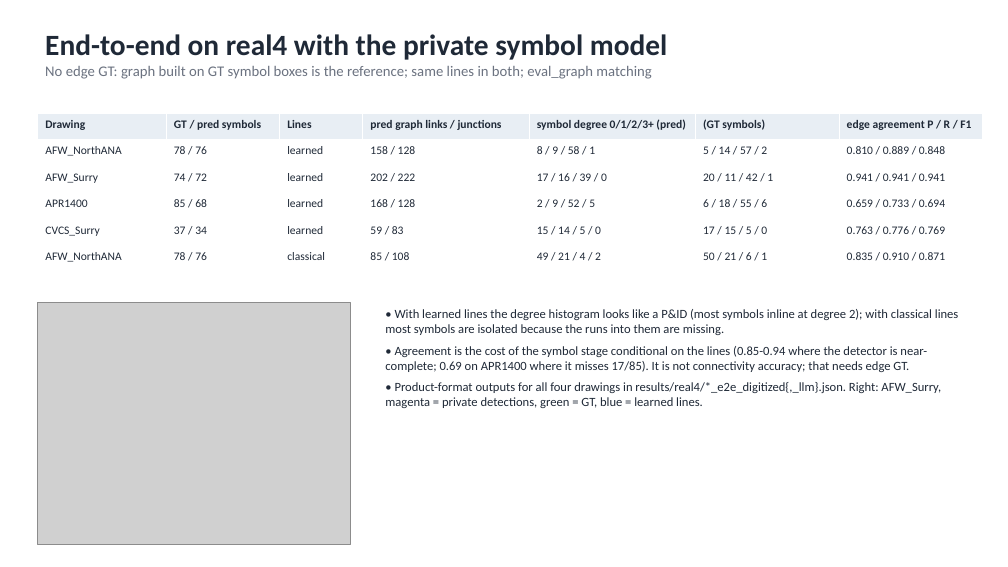
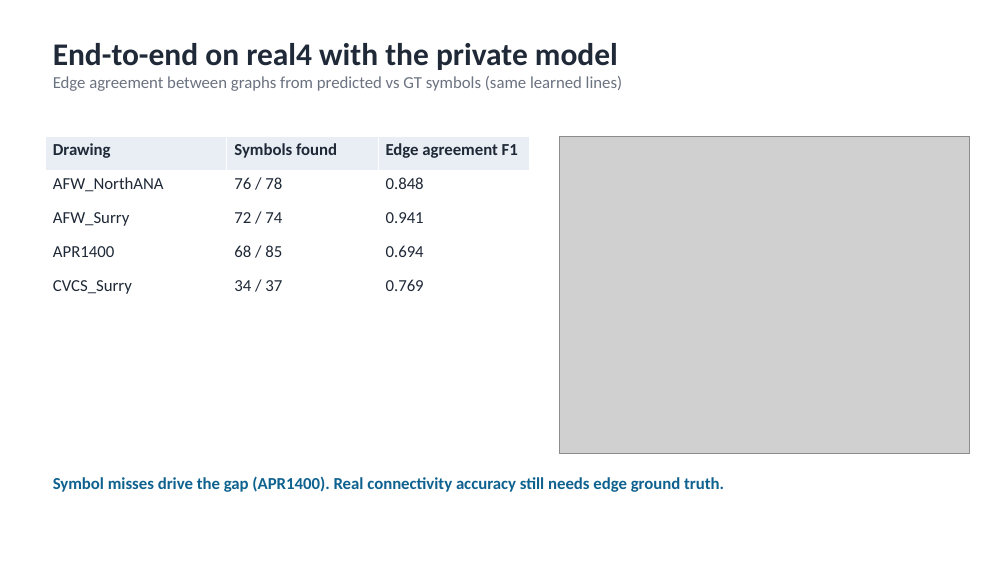
Before and after one commit to WeiKangda/PnIDAgent, a slide deck: slide 11 of weekly_update/2026-09-21_pipeline_accuracy_update.pptx. Drawn at 1008x567 pixels with LibreOffice and Linux fonts; fonts in the diff are those of the drawing; grey boxes stand for pictures. Boxes give left, top, right and bottom in pixels: in the first picture for what was removed or moved away, otherwise in the second. Text is boxed around its words. In the diff, an @@ line names an element or a change of style, - is before the commit and + after.

```diff
--- a/weekly_update/2026-09-21_pipeline_accuracy_update.pptx
+++ b/weekly_update/2026-09-21_pipeline_accuracy_update.pptx
@@ text at (53, 43, 622, 91): text changed; size 14 to 16 pt @@
-End-to-end on real4 with the private symbol model
-No edge GT: graph built on GT symbol boxes is the reference; same lines in both; eval_graph matching
+End-to-end on real4 with the private model
+Edge agreement between graphs from predicted vs GT symbols (same learned lines)
@@ table at (45, 136, 529, 306) @@
-Drawing | GT / pred symbols | Lines | pred graph links / junctions | symbol degree 0/1/2/3+ (pred) | (GT symbols) | edge agreement P / R / F1
-AFW_NorthANA | 78 / 76 | learned | 158 / 128 | 8 / 9 / 58 / 1 | 5 / 14 / 57 / 2 | 0.810 / 0.889 / 0.848
-AFW_Surry | 74 / 72 | learned | 202 / 222 | 17 / 16 / 39 / 0 | 20 / 11 / 42 / 1 | 0.941 / 0.941 / 0.941
-APR1400 | 85 / 68 | learned | 168 / 128 | 2 / 9 / 52 / 5 | 6 / 18 / 55 / 6 | 0.659 / 0.733 / 0.694
-CVCS_Surry | 37 / 34 | learned | 59 / 83 | 15 / 14 / 5 / 0 | 17 / 15 / 5 / 0 | 0.763 / 0.776 / 0.769
-AFW_NorthANA | 78 / 76 | classical | 85 / 108 | 49 / 21 / 4 / 2 | 50 / 21 / 6 / 1 | 0.835 / 0.910 / 0.871
+Drawing | Symbols found | Edge agreement F1
+AFW_NorthANA | 76 / 78 | 0.848
+AFW_Surry | 72 / 74 | 0.941
+APR1400 | 68 / 85 | 0.694
+CVCS_Surry | 34 / 37 | 0.769
@@ table: place and size @@
-table at (38, 113, 983, 272)
+table at (45, 136, 529, 306)
@@ picture: place and size @@
-picture at (38, 302, 351, 544)
+picture at (560, 136, 970, 454)
@@ text at (53, 476, 724, 492): text changed; size 12 to 16 pt; text colour #1F2937 to #0F628F; bold on @@
-• With learned lines the degree histogram looks like a P&ID (most symbols inline at degree 2); with classical lines most symbols are isolated because the runs into them are missing.
-• Agreement is the cost of the symbol stage conditional on the lines (0.85-0.94 where the detector is near-complete; 0.69 on APR1400 where it misses 17/85). It is not connectivity accuracy; that needs edge GT.
-• Product-format outputs for all four drawings in results/real4/*_e2e_digitized{,_llm}.json. Right: AFW_Surry, magenta = private detections, green = GT, blue = learned lines.
+Symbol misses drive the gap (APR1400). Real connectivity accuracy still needs edge ground truth.
```
Also in this commit, not shown: 12 other slides changed, 1 slide added, 1 slide removed, 1 other file.
